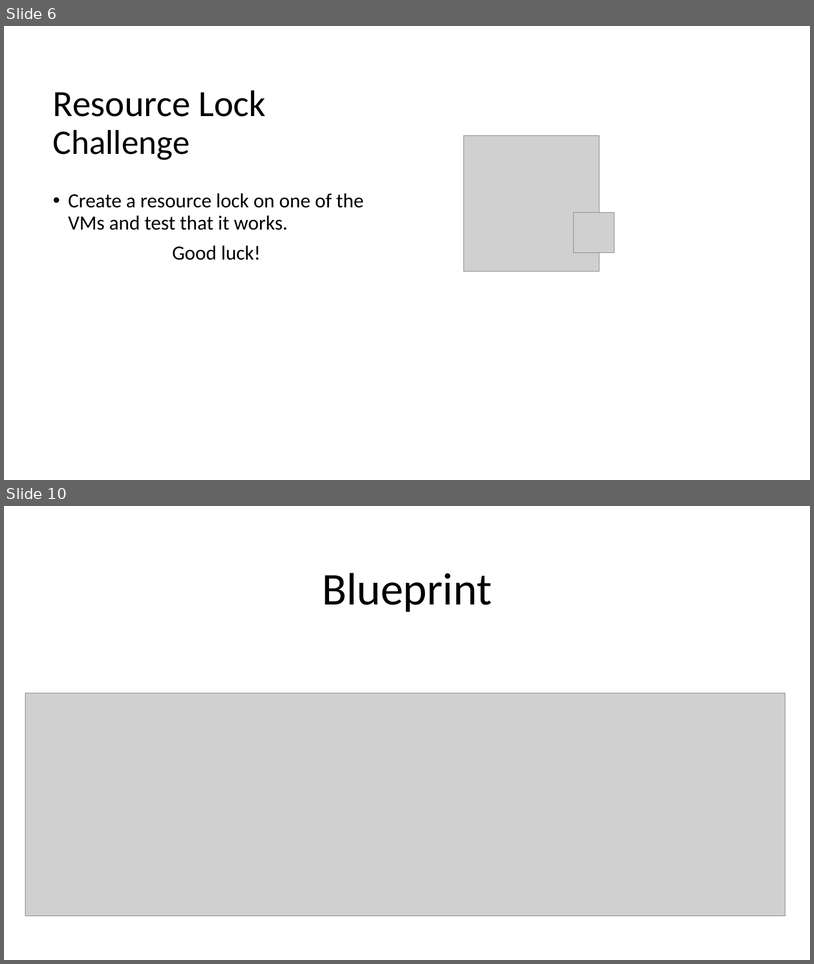
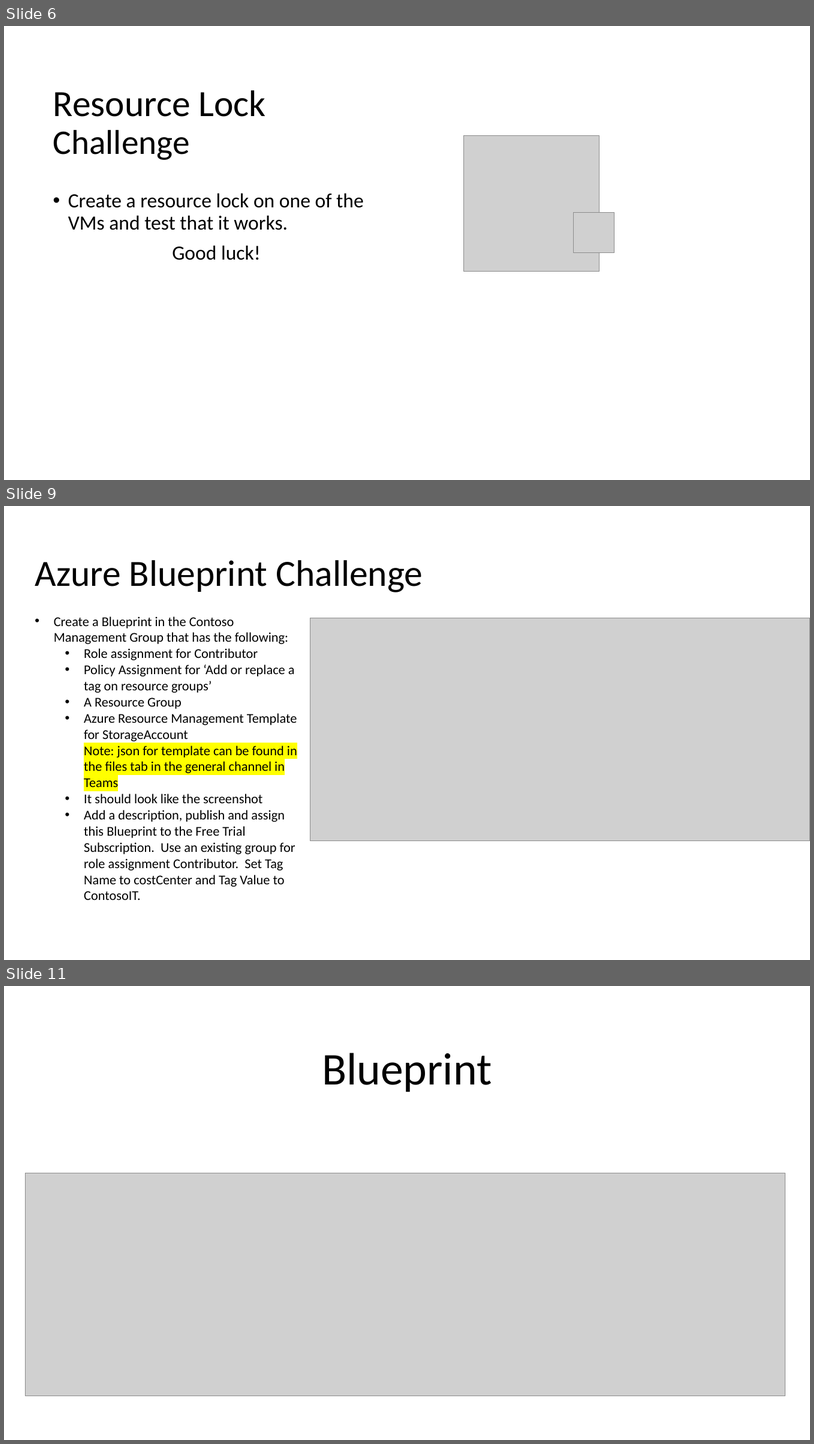
Before and after one commit to TheModin/AzureGovernance, a slide deck: Azure Governance Hack.pptx. Shown one above the other, each under a label of ours: slides 6 and 10 before the commit, slides 6, 9 and 11 after it; the slides between them are not shown. The pictures are 814x964 and 814x1444 pixels, drawn with LibreOffice and Linux fonts; fonts in the diff are those of the drawing; grey boxes stand for pictures. Boxes give left, top, right and bottom in pixels: in the first picture for what was removed or moved away, otherwise in the second. Text is boxed around its words. In the diff, an @@ line names an element or a change of style, - is before the commit and + after.

```diff
--- a/Azure Governance Hack.pptx
+++ b/Azure Governance Hack.pptx
@@ slide 9 added at (4,506,810,960), background #FFFFFF @@
@@ title added at (35,560,423,592), 44 pt, text #000000 @@
+Azure Blueprint Challenge
@@ text added at (54,616,297,900), 16 pt, text #000000 @@
+• Create a Blueprint in the Contoso Management Group that has the following:
+  • Role assignment for Contributor
+  • Policy Assignment for ‘Add or replace a tag on resource groups’
+  • A Resource Group
+  • Azure Resource Management Template for StorageAccount
+    Note: json for template can be found in the files tab in the general channel in Teams
+  • It should look like the screenshot
+  • Add a description, publish and assign this Blueprint to the Free Trial Subscription. Use an existing group for role assignment Contributor. Set Tag Name to costCenter and Tag Value to ContosoIT.
@@ picture added at (310,618,810,841) @@
@@ what was slide 10 is now slide 11 @@
```
Also in this commit, not shown: 2 slides changed, 3 other files.
